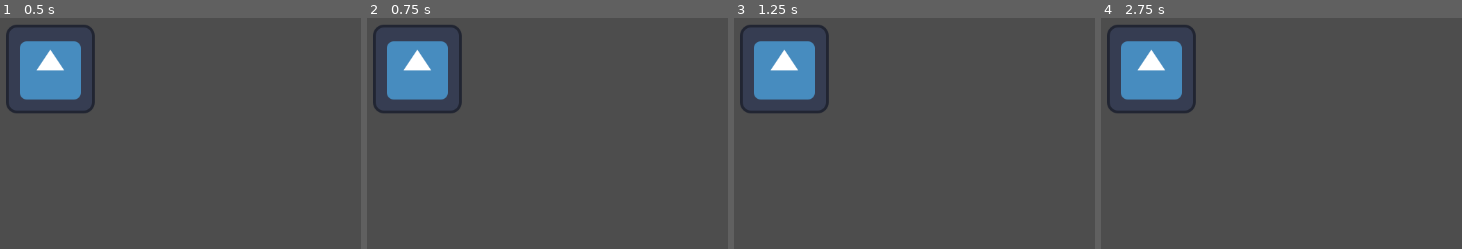
Above: before the commit, frames 1-4 (left to right).
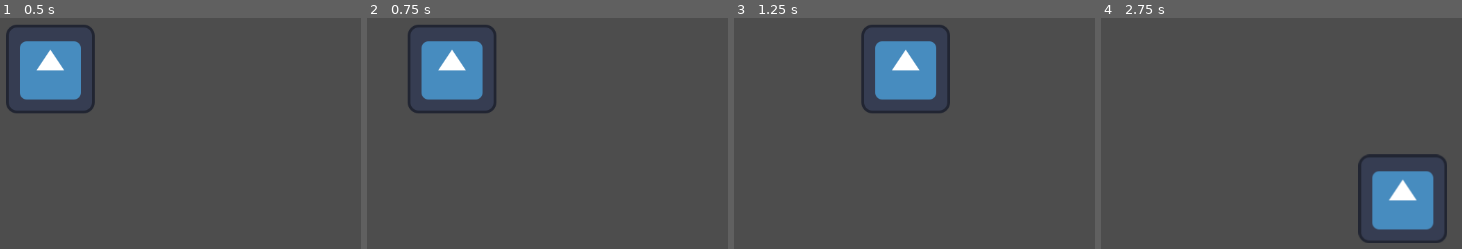
Above: after the commit, the same moments.

Repository: PabloValentin94/Teste_Godot
Game: Godot game, scene res://Index.tscn
The game is run twice, just before and just after one commit, with the same random seed, the same clock (stepped at 60 frames per second) and the same inputs. The engine's default icon, where the game draws it, is replaced by a stand-in: a white triangle on a blue panel in a dark square.
Inputs:
- Up to frame 1 (0.5 s): no input
- Up to frame 2 (0.75 s): tap Enter at 0.5 s; hold Right (ui_right) from 0.53 s (still down)
- Up to frame 3 (1.25 s): keep holding Right (ui_right)
- Up to frame 4 (2.75 s): release Right (ui_right) at 1.28 s; hold Down (ui_down) 1.28-2.03 s; hold Right (ui_right) from 2.03 s (still down)

Frame 1 is identical in both runs. In frame 2, 6.4% of the frame differs, in the area x 1-36%, y 3-42%; in frame 3, 11%; in frame 4, 11%, in the area x 1-96%, y 3-98%.

Commit message:
Fazendo testes relacionados à movimentação de um elemento na interface de usuário.

Diff:
--- a/Script.gd
+++ b/Script.gd
@@ -1,11 +1,43 @@
+# Assim como no Python, os pontos de quebra do GDScript são
+# interpretados através da indentação do código, e não de um
+# caractere especial (Ponto e vírgula, por exemplo.).
+
 extends Sprite2D
 
-# Called when the node enters the scene tree for the first time.
+# O @export faz com que uma variável fique acessível dentro da aba
+# Inspector/Inspetor do elemento ao qual o script está atrelado.
+# Clique no elemento relacionado ao script (No caso atual, é o
+# elemento Image.) e abra a aba Inspector/Inspetor deste elemento
+# (Geralmente, encontra-se na parte direita da interface do Godot.).
+
+# A variável a seguir, pertence ao escopo global do script.
+
+@export var movement_speed = 250
+
+# Função executada assim que o script é carregado.
+
 func _ready() -> void:
 
-	print("Hello, World!")
+	print("Hello, World!\n")
 
-# Called every frame. 'delta' is the elapsed time since the previous frame.
-func _process(_delta: float) -> void:
+# Função executada a cada atualização de quadro (FPS)
+# da interface de usuário.
 
-	pass
+func _process(delta: float) -> void:
+
+	# O parâmetro delta, contém o valor de tempo que o quadro atual
+	# leva, no intervalo de um segundo (FPS), para ser executado.
+
+	print(delta)
+
+	var input = Input.get_vector("ui_left", "ui_right", "ui_up", "ui_down")
+
+	# Especificando o eixo que sofrerá mudança:
+
+	# position.x += input.x * (movement_speed * delta)
+
+	# position.y += input.y * (movement_speed * delta)
+
+	# Não especificando o eixo que sofrerá mudança (Ambos mudam.):
+
+	position += input * (movement_speed * delta)
